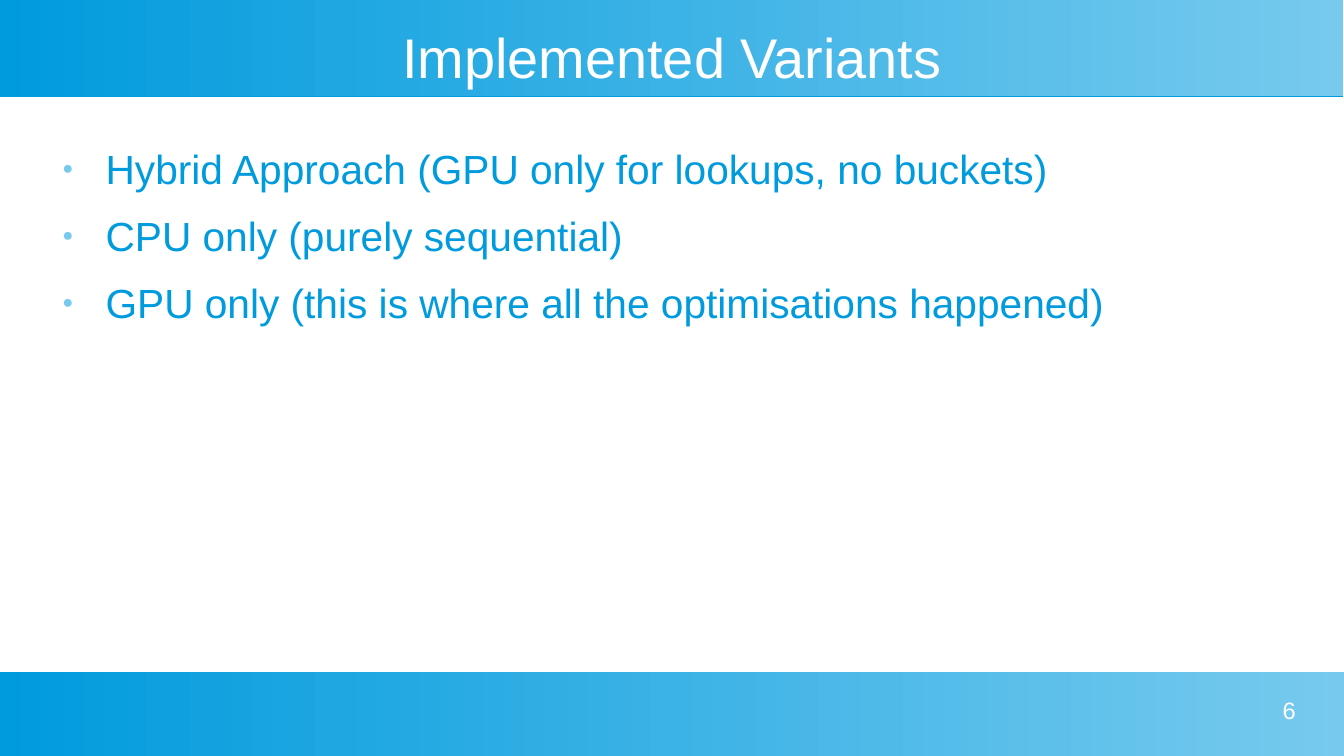
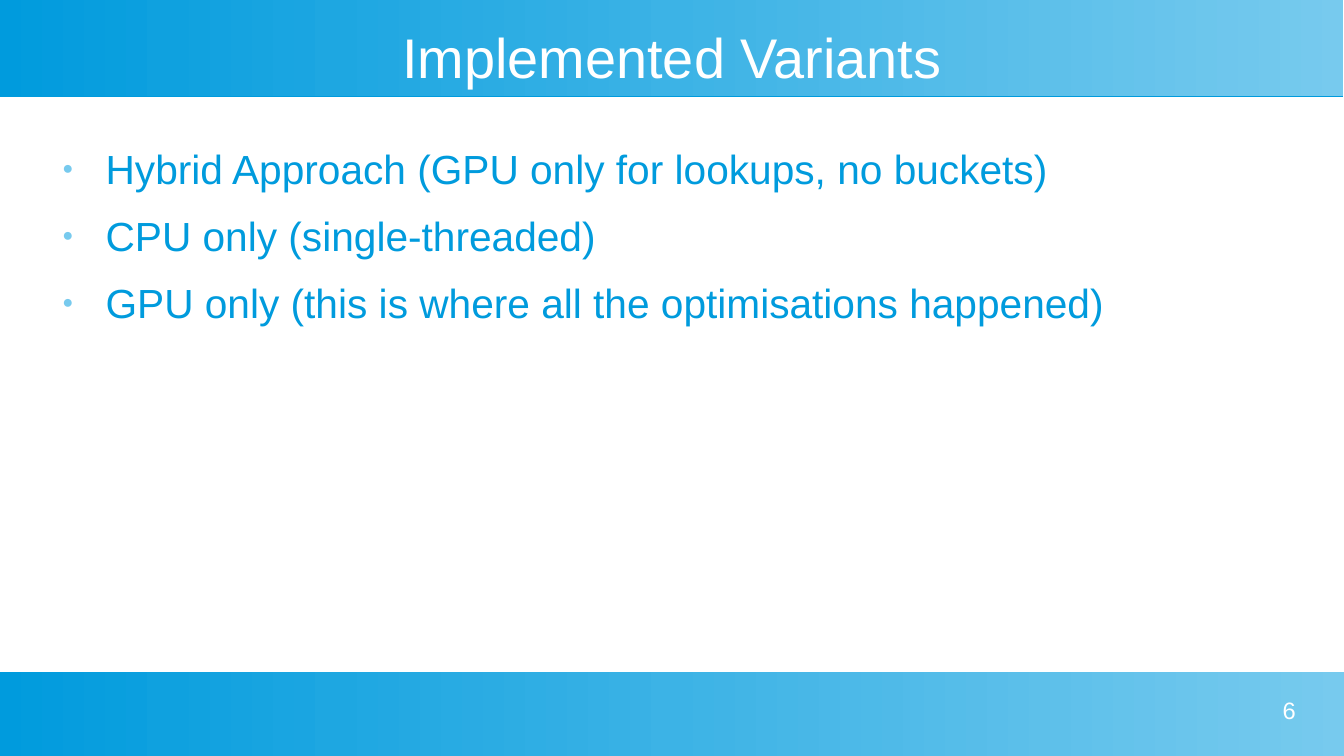
Before and after one commit to tdortman/Cuckoo-GPU, a slide deck: slide 6 of HPC_Presentation.odp. Drawn at 1344x756 pixels with LibreOffice and Linux fonts; fonts in the diff are those of the drawing. Boxes give left, top, right and bottom in pixels: in the first picture for what was removed or moved away, otherwise in the second. Text is boxed around its words. In the diff, an @@ line names an element or a change of style, - is before the commit and + after.

```diff
--- a/HPC_Presentation.odp
+++ b/HPC_Presentation.odp
@@ text at [106, 221, 595, 259]: text changed @@
-● CPU only (purely sequential)
+● CPU only (single-threaded)
```
Also in this commit, not shown: 5 other slides changed.
